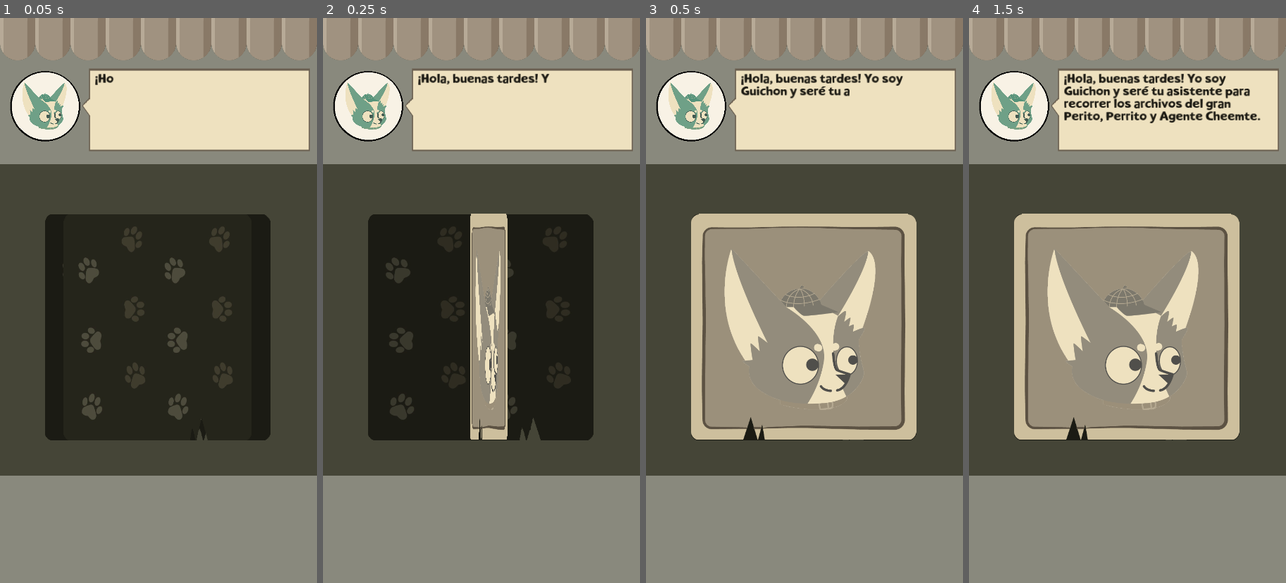
Above: before the commit, frames 1-4 (left to right).
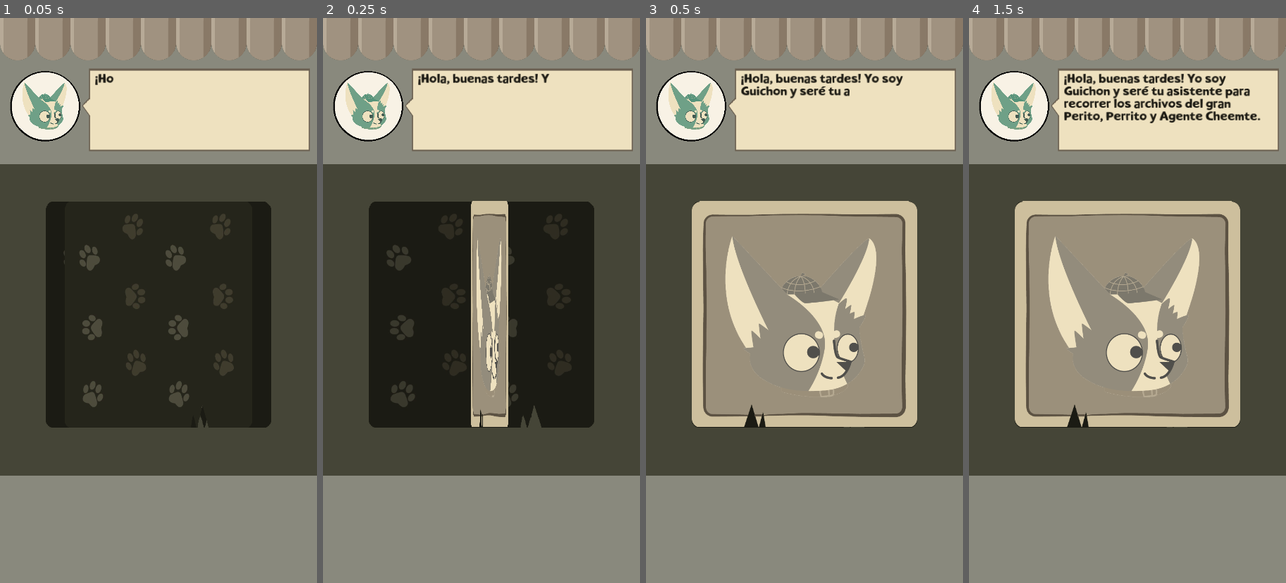
Above: after the commit, the same moments.

Repository: JorgedanyMx/Agente-00Chemte
Game: Godot game, scene res://Scenes/Chemtective.tscn
The game is run twice, just before and just after one commit, with the same random seed, the same clock (stepped at 60 frames per second) and the same inputs.
Inputs (mouse positions are in pixels of both pictures, inside the frame that each line leads up to):
- Up to frame 1 (0.05 s): no input
- Up to frame 2 (0.25 s): no input
- Up to frame 3 (0.5 s): no input
- Up to frame 4 (1.5 s): tap Enter (ui_accept) at 0.5, 0.77 s; move the mouse to (1197, 272) at 0.52 s; hold Right (ui_right) 0.53-1.28 s; click (1197, 272) at 0.67 s; move the mouse to (1064, 328) at 1.27 s; hold Left (ui_left) from 1.28 s (still down)

The runs differ from the first frame. In frame 1, 5.8% of the frame differs, in the area x 14-86%, y 32-75%; in frame 2, 5.9%; in frame 3, 10%; in frame 4, 10%.

Commit message:
Build para navegador.

Diff:
--- a/TutorialGodot1/Scenes/Chemtective.tscn
+++ b/TutorialGodot1/Scenes/Chemtective.tscn
@@ -177,28 +177,29 @@
 z_index = 3
 layout_mode = 1
 anchors_preset = -1
-anchor_left = 0.119
-anchor_right = 0.119
-anchor_bottom = 0.218
-offset_left = -103.52
+offset_left = 25.0
 offset_top = 76.0
-offset_right = 152.48
-offset_bottom = -65.632
+offset_right = 281.0
+offset_bottom = 332.0
 texture = ExtResource("4_5daxm")
 
 [node name="DialogBase" type="TextureRect" parent="Game/Panel/Tablero/CircleC"]
 z_index = 3
-layout_mode = 0
+layout_mode = 1
+anchors_preset = -1
+anchor_top = -0.553
+anchor_bottom = -0.553
 offset_left = 213.0
-offset_top = -15.0
+offset_top = 126.568
 offset_right = 725.0
-offset_bottom = 113.0
+offset_bottom = 254.568
 scale = Vector2(1.762, 2.442)
 texture = ExtResource("5_bs1wo")
 
 [node name="Char" type="TextureRect" parent="Game/Panel/Tablero/CircleC"]
 z_index = 3
-layout_mode = 0
+layout_mode = 1
+anchors_preset = -1
 offset_left = 46.0
 offset_top = 46.0
 offset_right = 558.0
@@ -243,10 +244,10 @@
 anchor_top = 0.5
 anchor_right = 0.5
 anchor_bottom = 0.5
-offset_left = -3.0
-offset_top = 43.0
-offset_right = -3.0
-offset_bottom = 43.0
+offset_left = 0.0
+offset_top = 0.0
+offset_right = 0.0
+offset_bottom = 0.0
 grow_horizontal = 2
 grow_vertical = 2
 scale = Vector2(1.5, 1.5)
@@ -254,15 +255,14 @@
 [node name="currentCard" parent="Game/Panel" instance=ExtResource("6_fg0nq")]
 z_index = 1
 layout_mode = 1
-anchors_preset = 8
-anchor_left = 0.5
-anchor_top = 0.5
-anchor_right = 0.5
-anchor_bottom = 0.5
-offset_left = -3.0
-offset_top = 43.0
-offset_right = -3.0
-offset_bottom = 43.0
+anchor_left = 0.0
+anchor_top = 0.219
+anchor_right = 1.0
+anchor_bottom = 0.797
+offset_left = 540.0
+offset_top = 512.544
+offset_right = -540.0
+offset_bottom = -541.728
 grow_horizontal = 2
 grow_vertical = 2
 scale = Vector2(1.5, 1.5)
@@ -314,14 +314,12 @@
 z_index = 7
 layout_mode = 1
 anchors_preset = -1
-anchor_left = 0.02
-anchor_top = 0.02
-anchor_right = 0.98
-anchor_bottom = 0.195
-offset_left = 301.4
-offset_top = 57.52
-offset_right = -22.4
-offset_bottom = -13.68
+anchor_right = 1.0
+anchor_bottom = 1.0
+offset_left = 323.0
+offset_top = 94.0
+offset_right = -44.0
+offset_bottom = -1482.0
 theme_override_colors/default_color = Color(0.109804, 0.101961, 0.0745098, 1)
 theme_override_fonts/normal_font = ExtResource("3_m4qun")
 theme_override_font_sizes/normal_font_size = 40
@@ -340,16 +338,22 @@
 }
 
 [node name="DialogResp" type="TextureRect" parent="Game/Panel"]
-layout_mode = 0
-offset_left = 6.0
-offset_top = 1498.0
-offset_right = 612.0
-offset_bottom = 1626.0
+layout_mode = 1
+anchors_preset = -1
+anchor_left = 0.5
+anchor_top = 1.0
+anchor_right = 0.5
+anchor_bottom = 1.0
+offset_left = -534.0
+offset_top = -326.0
+offset_right = 72.0
+offset_bottom = -198.0
 scale = Vector2(1.762, 2.442)
 texture = ExtResource("5_bs1wo")
 flip_h = true
 
 [node name="Respuesta" type="RichTextLabel" parent="Game/Panel/DialogResp"]
+visible = false
 layout_direction = 2
 layout_mode = 1
 anchors_preset = -1
@@ -394,16 +398,13 @@
 script = ExtResource("6_uip2p")
 
 [node name="Menu" type="Control" parent="IU"]
-visible = false
 z_index = 10
 layout_mode = 1
-anchors_preset = 15
-anchor_right = 1.0
-anchor_bottom = 1.0
-offset_top = -1776.0
-offset_bottom = -1776.0
-grow_horizontal = 2
-grow_vertical = 2
+anchor_top = -0.925
+anchor_right = 1.0
+anchor_bottom = 0.075
+offset_top = 0.00012207
+grow_horizontal = 2
 script = ExtResource("10_phr34")
 
 [node name="ColorRect" type="TextureRect" parent="IU/Menu"]
--- a/TutorialGodot1/Scripts/Dialogo.gd
+++ b/TutorialGodot1/Scripts/Dialogo.gd
@@ -241,8 +241,7 @@
 func _on_resized():
 	var newSize =get_window().size
 	perSizey = newSize[1]/1080.0
-	print(perSizey)
-
+	initialPosition=$Panel/bankCard.position
 
 func _on_chemtective_resized():
 	pass # Replace with function body.
--- a/TutorialGodot1/project.godot
+++ b/TutorialGodot1/project.godot
@@ -53,5 +53,6 @@
 
 [rendering]
 
+textures/vram_compression/import_etc2_astc=true
 anti_aliasing/stretch/scale=1.0
 anti_aliasing/stretch/mode="disabled"
Binary file added: TutorialGodot1/Index/index.apple-touch-icon.png
Not shown, added: TutorialGodot1/Index/index.apple-touch-icon.png.import
Binary file added: TutorialGodot1/Index/index.icon.png
Not shown, added: TutorialGodot1/Index/index.icon.png.import
Binary file added: TutorialGodot1/Index/index.png
Not shown, added: TutorialGodot1/Index/index.png.import
Not shown, added: TutorialGodot1/export_presets.cfg
Not shown, added: TutorialGodot1/Index.zip
Not shown, added: TutorialGodot1/Index/index.audio.worklet.js
Not shown, added: TutorialGodot1/Index/index.html
Not shown, added: TutorialGodot1/Index/index.js
Not shown, added: TutorialGodot1/Index/index.pck
(and 2 more such lines)
